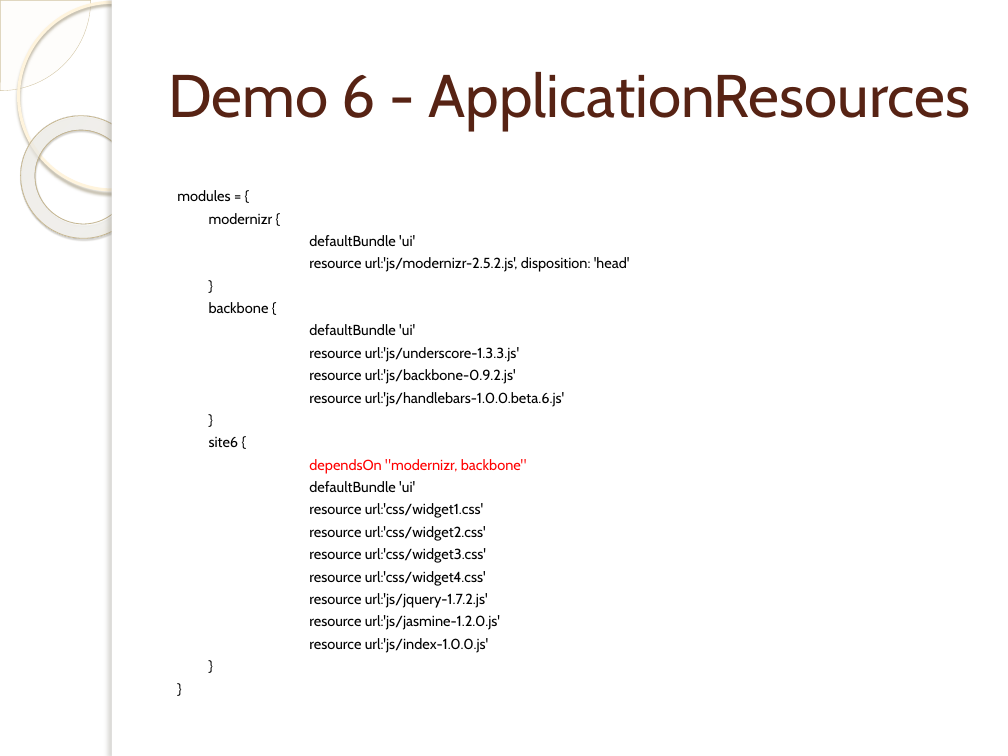
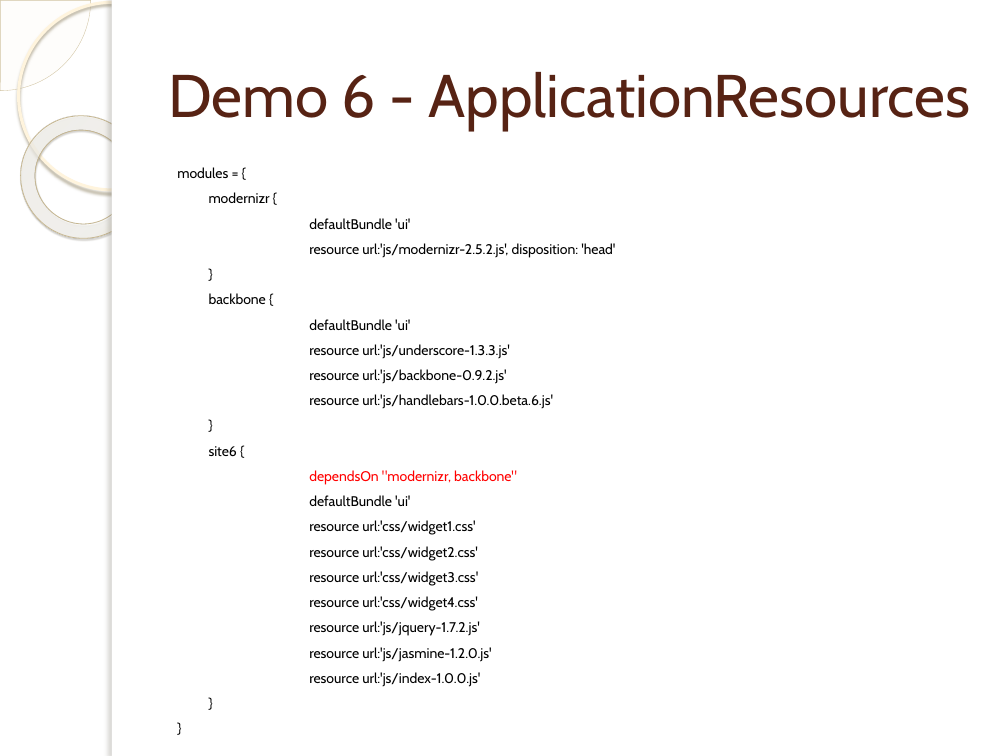
Before and after one commit to paulwoods/resources-talk, a slide deck: slide 47 of resources-talk.pptx. Drawn at 1008x756 pixels with LibreOffice and Linux fonts; fonts in the diff are those of the drawing; background and template pictures are left out. Boxes give left, top, right and bottom in pixels: in the first picture for what was removed or moved away, otherwise in the second. Text is boxed around its words. In the diff, an @@ line names an element or a change of style, - is before the commit and + after.

Commit message:
updated presentations and added .pdf

```diff
--- a/resources-talk.pptx
+++ b/resources-talk.pptx
@@ text "modules = {" at (177,167,615,687): size 10.4 to 10 pt; line spacing 0.8 to 1 @@
```
Also in this commit, not shown: 1 other file.
